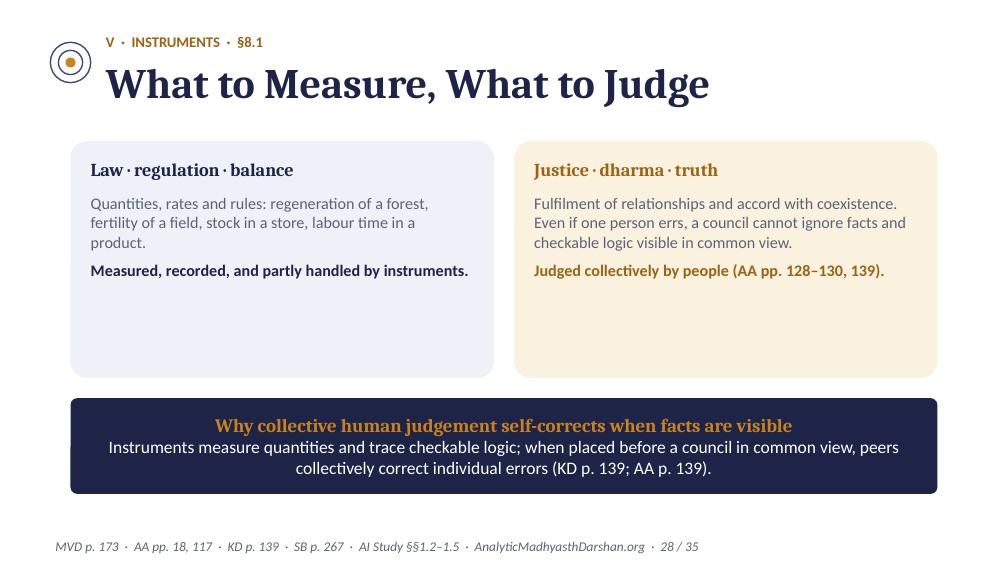
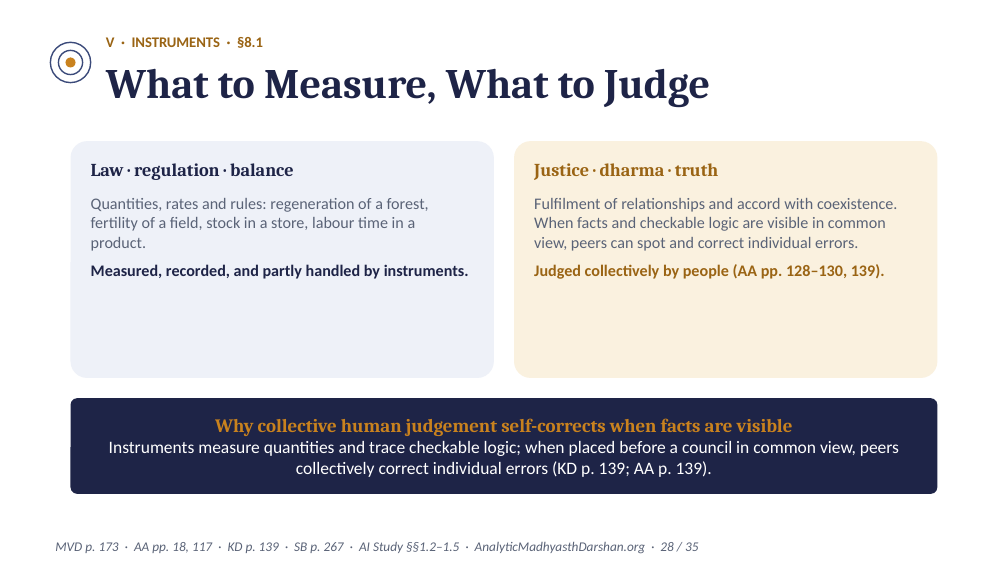
Before and after one commit to raghavamohan/AnalyticMadhyasthDarshan, a slide deck: slide 28 of Studies/Prosperity-Economics-And-Right-Use/Prosperity-Economics-And-Right-Use-Madhyasth-Darshan.pptx. Drawn at 1008x567 pixels with LibreOffice and Linux fonts; fonts in the diff are those of the drawing. Boxes give left, top, right and bottom in pixels: in the first picture for what was removed or moved away, otherwise in the second. Text is boxed around its words. In the diff, an @@ line names an element or a change of style, - is before the commit and + after.

```diff
--- a/Studies/Prosperity-Economics-And-Right-Use/Prosperity-Economics-And-Right-Use-Madhyasth-Darshan.pptx
+++ b/Studies/Prosperity-Economics-And-Right-Use/Prosperity-Economics-And-Right-Use-Madhyasth-Darshan.pptx
@@ text at (534, 198, 897, 251): text changed @@
-Fulfilment of relationships and accord with coexistence. Even if one person errs, a council cannot ignore facts and checkable logic visible in common view.
+Fulfilment of relationships and accord with coexistence. When facts and checkable logic are visible in common view, peers can spot and correct individual errors.
```
Also in this commit, not shown: 3 other slides changed, 2 other files.
